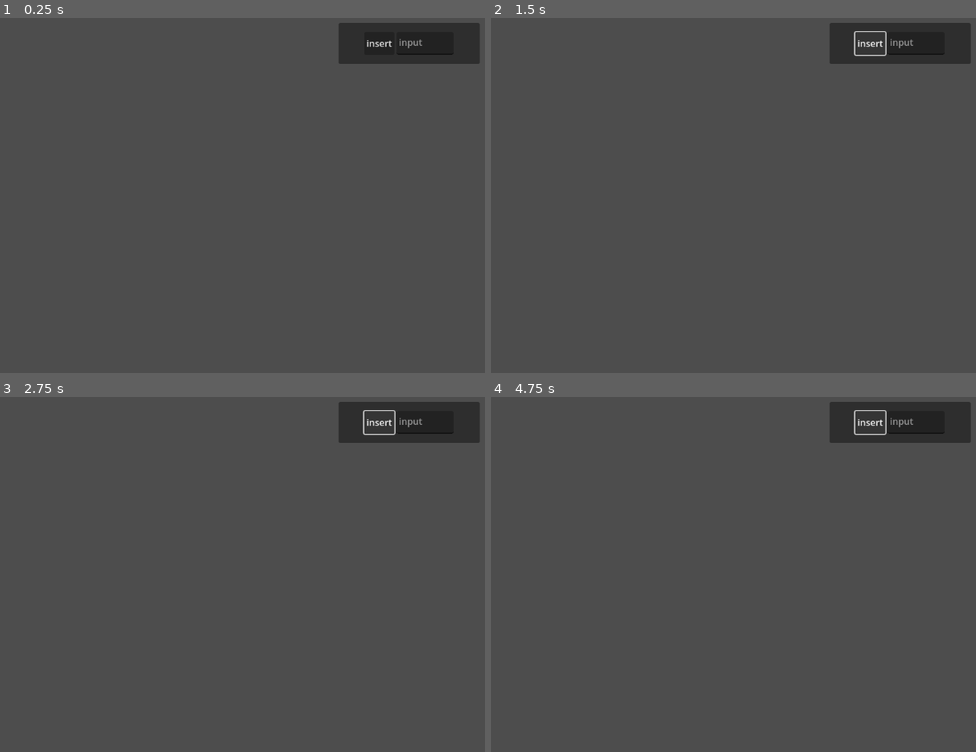
Above: before the commit, frames 1-4 (two rows, left to right).
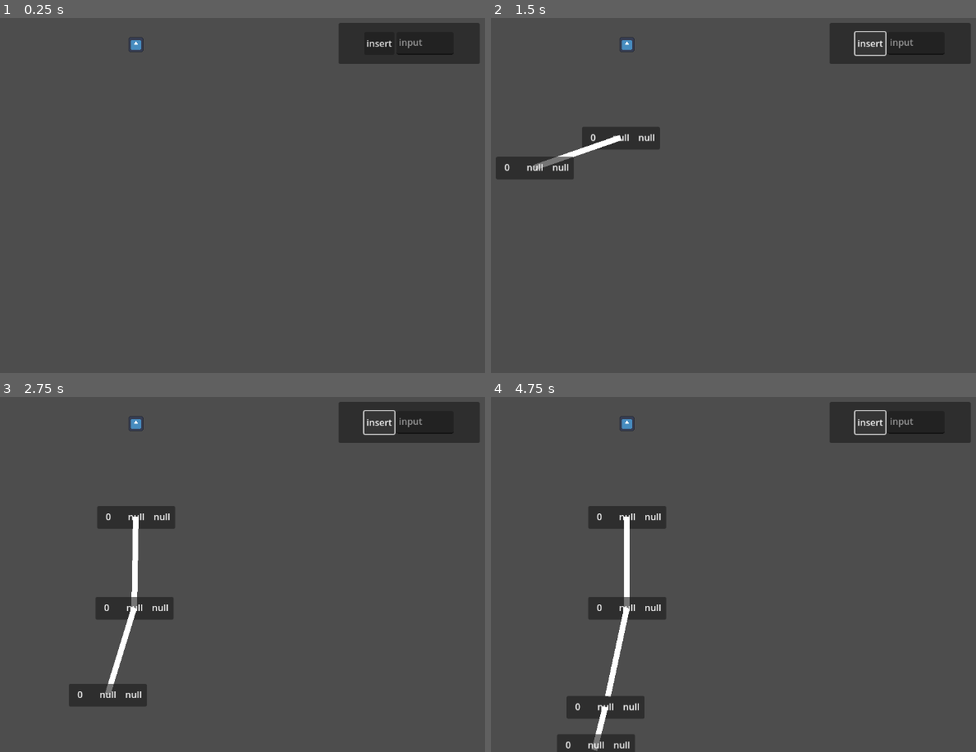
Above: after the commit, the same moments.

Repository: DennisFan11/RBtree
Game: Godot game, scene res://MainScene/MainScene.tscn
Two runs of this game, one before a commit and one after it. Both use one fixed random seed, a clock stepped at 60 frames per second and the inputs below. The engine's default icon, where the game draws it, is replaced by a stand-in: a white triangle on a blue panel in a dark square.
Inputs:
- Up to frame 1 (0.25 s): no input
- Up to frame 2 (1.5 s): click "insert" at 0.5 s; click "insert" at 1.25 s
- Up to frame 3 (2.75 s): click "insert" at 2 s
- Up to frame 4 (4.75 s): tap Enter at 4.25 s

The runs differ from the first frame. In frame 1, less than 0.1% of the frame differs, in the area x 26-30%, y 5-10%; in frame 2, 2.1%; in frame 3, 3.5%; in frame 4, 4.3%, in the area x 13-37%, y 5-100%.
Error before the commit: Invalid access to property or key 'position' on a base object of type 'null instance'. (res://MainScene/main_scene.gd:17)

Commit message:
fix MainScene

Diff:
--- a/MainScene/MainScene.tscn
+++ b/MainScene/MainScene.tscn
@@ -1,6 +1,7 @@
-[gd_scene load_steps=2 format=3 uid="uid://88tjufil85s5"]
+[gd_scene load_steps=3 format=3 uid="uid://88tjufil85s5"]
 
 [ext_resource type="Script" path="res://MainScene/main_scene.gd" id="1_rs03n"]
+[ext_resource type="Texture2D" uid="uid://c3715o1xyqtw6" path="res://icon.svg" id="2_rx2d5"]
 
 [node name="MainScene" type="Node2D"]
 script = ExtResource("1_rs03n")
@@ -45,7 +46,16 @@
 layout_mode = 2
 placeholder_text = "input"
 
-[node name="TargetNode" type="Marker2D" parent="."]
+[node name="Target" type="Marker2D" parent="."]
+unique_name_in_owner = true
 position = Vector2(533, 74)
 
+[node name="Tree" type="Node2D" parent="."]
+unique_name_in_owner = true
+
+[node name="Icon" type="Sprite2D" parent="."]
+position = Vector2(533, 70)
+scale = Vector2(0.2, 0.2)
+texture = ExtResource("2_rx2d5")
+
 [connection signal="button_down" from="UI/Control/Panel/CenterContainer/HBoxContainer/Button" to="." method="_on_button_button_down"]
--- a/MainScene/main_scene.gd
+++ b/MainScene/main_scene.gd
@@ -1,7 +1,7 @@
-extends Node2D
+class_name MainScene extends Node2D
 
-func add_new_node(node:TreeNode):
-	$TargetNode.add_child(node)
+static func add_new_node(node:TreeNode):
+	_tree.add_child(node)
 
 var _root :TreeNode
 @onready var treeCRUD = TreeCRUD.new()
@@ -10,17 +10,23 @@
 	var val:float = %TextEdit.text.to_float()
 	_root = treeCRUD.insert(_root, val)
 
+func _ready() -> void:
+	_tree = %Tree
+
+static var _tree
+func _process(delta: float) -> void:
+	#print(_root)
+	_update(_root, %Target.position)
 
 
 
-func _process(delta: float) -> void:
-	_update(_root, $TargetNode.position)
-
-const LEN:float = 30.0
+const LEN:float = 160.0
+const G = 10.0
 func _update(node:TreeNode, pos:Vector2):
 	if !node:
 		return
-	node.position = (node.position - pos).normalized()*LEN+pos
+	node.position.y += G
+	node.position = (node.position - pos).limit_length(LEN)+pos
 	for c in node.get_tree_nodes():
 		_update(c, node.position)
 
--- a/TreeCRUD.gd
+++ b/TreeCRUD.gd
@@ -8,7 +8,8 @@
 		var node = _make_treeNode()
 		node.val1 = insert_val
 		return node
-	return null
+	_insert(root, insert_val)
+	return root
 
 ## 回傳new root
 func remove(root:TreeNode, remove_val:float)-> TreeNode:
@@ -17,18 +18,36 @@
 #endregion
 
 
-
-## TODO 實作2,3,4,樹
-
-
-
 func _make_treeNode()-> TreeNode:
-	var node = TreeNode.new()
+	var node = preload("res://treeNode/treeNode.tscn").instantiate()
 	MainScene.add_new_node(node)
 	return node
 
 func _delete_treeNode(node:TreeNode):
 	node.queue_free()
+
+
+## TODO 實作2,3,4,樹
+
+func _insert(node:TreeNode, val):
+	if node.val1 > val:
+		if node.R:
+			_insert(node.R, val)
+		else:
+			var new_node := _make_treeNode()
+			new_node.val1 = val
+			node.R = new_node
+	else:
+		if node.L:
+			_insert(node.L, val)
+		else:
+			var new_node := _make_treeNode()
+			new_node.val1 = val
+			node.L = new_node
+	return
+
+
+
 
 
 
--- a/project.godot
+++ b/project.godot
@@ -14,7 +14,3 @@
 run/main_scene="res://MainScene/MainScene.tscn"
 config/features=PackedStringArray("4.3", "Forward Plus")
 config/icon="res://icon.svg"
-
-[autoload]
-
-MainScene="*res://MainScene/main_scene.gd"
--- a/treeNode/treeNode.tscn
+++ b/treeNode/treeNode.tscn
@@ -1,6 +1,9 @@
-[gd_scene load_steps=2 format=3 uid="uid://g7fsfhix2s5u"]
+[gd_scene load_steps=3 format=3 uid="uid://g7fsfhix2s5u"]
 
 [ext_resource type="Script" path="res://treeNode/tree_node.gd" id="1_q8htm"]
+
+[sub_resource type="CircleShape2D" id="CircleShape2D_ighwy"]
+radius = 60.0
 
 [node name="TreeNode" type="Node2D"]
 script = ExtResource("1_q8htm")
@@ -29,7 +32,7 @@
 offset_top = 7.0
 offset_right = 43.0
 offset_bottom = 30.0
-text = "300"
+text = "null"
 
 [node name="Label2" type="Label" parent="Panel"]
 layout_mode = 2
@@ -37,7 +40,7 @@
 offset_top = 7.0
 offset_right = 82.0
 offset_bottom = 30.0
-text = "300"
+text = "null"
 
 [node name="Label3" type="Label" parent="Panel"]
 layout_mode = 2
@@ -45,4 +48,9 @@
 offset_top = 7.0
 offset_right = 127.0
 offset_bottom = 30.0
-text = "300"
+text = "null"
+
+[node name="Area2D" type="Area2D" parent="."]
+
+[node name="CollisionShape2D" type="CollisionShape2D" parent="Area2D"]
+shape = SubResource("CircleShape2D_ighwy")
--- a/treeNode/tree_node.gd
+++ b/treeNode/tree_node.gd
@@ -1,12 +1,40 @@
 class_name TreeNode extends Node2D
-var val1:float
-var val2:float
-var val3:float
+var val1:float:
+	set(new):
+		$Panel/Label.text = str(new)
+		val1=new
+var val2:float:
+	set(new):
+		$Panel/Label2.text = str(new)
+		val1=new
+var val3:float:
+	set(new):
+		$Panel/Label3.text = str(new)
+		val1=new
 var L:TreeNode
 var LC:TreeNode
 var RC:TreeNode
 var R:TreeNode
 
+var _LL:Line2D
+var _RR:Line2D
+func _ready() -> void:
+	_LL = Line2D.new()
+	MainScene._tree.add_child(_LL)
+	_RR = Line2D.new()
+	MainScene._tree.add_child(_RR)
+
+const _R = 60.0
+func _process(delta: float) -> void:
+	for i in $Area2D.get_overlapping_areas():
+		var dist = (position - i.get_parent().position).length()
+		dist = _R-dist
+		position += (position - i.get_parent().position).normalized()*dist/2.0
+
+	if L:
+		_LL.points = [position, L.position]
+	if R:
+		_RR.points = [position, R.position]
 
 func get_tree_nodes()-> Array[TreeNode]:
 	return [L, LC, RC, R]
